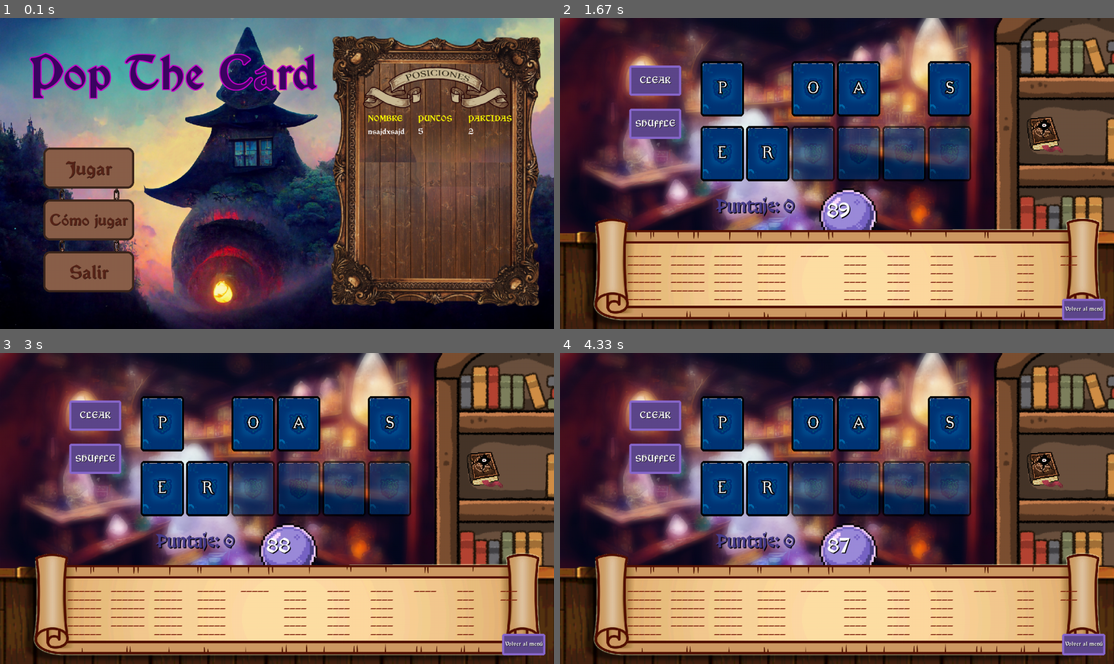
Above: before the commit, frames 1-4 (two rows, left to right).
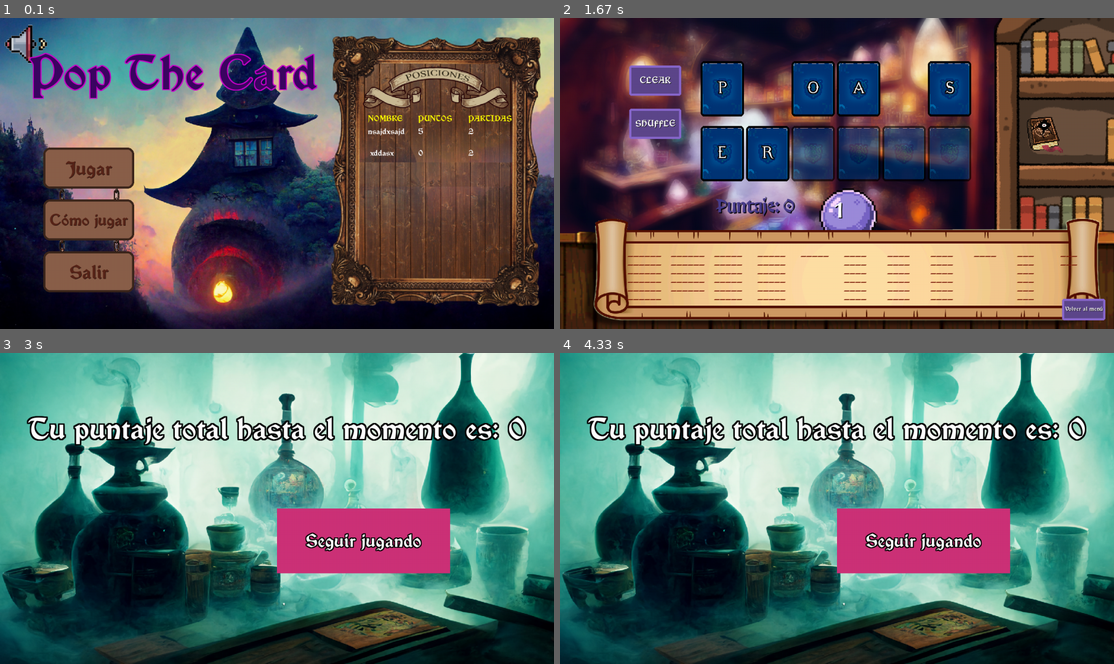
Above: after the commit, the same moments.

Repository: juliancz-a/SP_GRUPO_5_Pygame
Game: pygame game, started from code/main.py
Same seed, same stepped clock (60 frames per second), same inputs: the game is played once before the commit and once after it.
Inputs (mouse positions are in pixels of both pictures, inside the frame that each line leads up to):
- Up to frame 1 (0.1 s): no input
- Up to frame 2 (1.67 s): click "Jugar" at 0.38 s; click (920, 64) at 0.72 s; press the mouse at (720, 89) at 1.03 s; move the mouse to (742, 98) at 1.13 s; release the mouse at (759, 108) at 1.27 s
- Up to frame 3 (3 s): no input
- Up to frame 4 (4.33 s): no input

The runs differ from the first frame. In frame 1, 0.5% of the frame differs, in the area x 0-86%, y 2-45%; in frame 2, 0.2%; in frame 3, 99%; in frame 4, 99%, in the area x 0-100%, y 0-100%.

Commit message:
acoplamiento solucion

Diff:
--- a/code/class_game.py
+++ b/code/class_game.py
@@ -13,16 +13,16 @@
 
 class Game:
 
-    def __init__(self, size, title, icon:str, lista_palabras:list, lista_jugadores:list) -> None:
+    def __init__(self, size, title, icon:str, lista_palabras:list, lista_jugadores:list, game_assets:dict) -> None:
 
         pygame.init()
 
         self.surface = pygame.display.set_mode((size))
-
+        self.game_assets = game_assets
         self.lista_jugadores = lista_jugadores
         self.lista_palabras = lista_palabras
 
-        self.window = Menu(self.surface, self.lista_jugadores)
+        self.window = Menu(self.surface, self.lista_jugadores, self.game_assets["menu"])
 
         self.match = 0
         self.score = 0
@@ -63,13 +63,13 @@
                 self.match = 0
                 self.score = 0
 
-                self.window = Menu(self.surface, self.lista_jugadores)
+                self.window = Menu(self.surface, self.lista_jugadores, self.game_assets["menu"])
 
             case "help":
-                self.window = Help(self.surface)
+                self.window = Help(self.surface,  self.game_assets["help"])
 
             case "play":
-                self.window = Play(self.surface, self.match,  self.lista_palabras, self.score, self.comodin)
+                self.window = Play(self.surface, self.match,  self.lista_palabras, self.score, self.comodin,  self.game_assets["play"])
 
             case "finish_match":
 
@@ -77,7 +77,7 @@
                 self.match = data_updated[0]
                 self.score = data_updated[1]
 
-                self.window = FinishMatch(self.surface, self.match,  self.lista_palabras, self.score)
+                self.window = FinishMatch(self.surface, self.match, self.score, self.game_assets["finish_match"])
 
             case "setscore":
-                self.window = SetScore(self.surface, self.match , self.score, self.lista_jugadores)
+                self.window = SetScore(self.surface, self.match , self.score, self.lista_jugadores, self.game_assets["set_score"])
--- a/code/constantes.py
+++ b/code/constantes.py
@@ -51,13 +51,15 @@
 FINISH_MATCH_BACKGROUND = r"code\data\sound\finishmatch_music.mp3"
 
 # SONIDO
+VOLUME_BUTTON = r"code\data\img\volume_button.png"
+VOLUME_MUTE_BUTTON = r"code\data\img\mute_button.png"
 PRESS_SOUND = r"code\data\sound\press_button.wav"
 PRESS_COMODIN_SOUND = r"code\data\sound\comodin_sound.mp3"
 MENU_MUSIC = r"code\data\sound\musica_menu.mp3"
 PLAY_MUSIC = r"code\data\sound\play_music.wav"
 CARTAS_SOUND = r"code\data\sound\card_click.wav"
 
-TIEMPO_LIMITE = 90
+TIEMPO_LIMITE = 2
 
 #CONFIG PATH
 SCOREBOARD_PATH = r"code\data\config\scoreboard.csv"
--- a/code/data/config/assets_cfg.py
+++ b/code/data/config/assets_cfg.py
@@ -113,3 +113,11 @@
               }
 
 HELP_ASSETS = [back_button]
+
+game_assets = {
+    "menu" : MENU_ASSETS,
+    "play" : PLAY_ASSETS,
+    "finish_match" : FINISH_MATCH_ASSETS,
+    "set_score" : REGISTER_SCORE_ASSETS,
+    "help" : HELP_ASSETS
+}
--- a/code/data/config/scoreboard.csv
+++ b/code/data/config/scoreboard.csv
@@ -1,2 +1,3 @@
 nombre,puntos,partidas
 nsajdxsajd,5,2
+ xddasx,0,2
--- a/code/game_states/class_finish_match.py
+++ b/code/game_states/class_finish_match.py
@@ -6,35 +6,35 @@
 
 from game_tools.draw_functions import *
 class FinishMatch:
-    def __init__(self, surface:pygame.Surface, match, lista, score) -> None:
+    def __init__(self, surface:pygame.Surface, match, score, finish_match_assets) -> None:
         self.surface = surface
+        self.finish_match_assets = finish_match_assets
+
         self.match = match
-        self.lista = lista
-        self.background = Image(r"code\data\img\play_bg(blur).png", (0,0), self.surface.get_size())
+        self.background = Image(r"code\data\img\finish_match_bg.png", (0,0), self.surface.get_size())
         self.music = self.set_music()
 
         self.score = score
-        self.continue_button = FINISH_MATCH_ASSETS[0]["box"]
-        self.finish_button = FINISH_MATCH_ASSETS[1]["box"]
+        self.continue_button = self.finish_match_assets[0]["box"]
+        self.finish_button = self.finish_match_assets[1]["box"]
         self.score_text = Box((230, 100), (400,150))
 
         self.box_list = [self.continue_button]
         self.image_list = [self.background]
 
-        self.lista_cfg = FINISH_MATCH_ASSETS
 
 
         self.option = None
 
     def render(self):
-        set_buttons_colors(self.box_list, self.lista_cfg)
-        self.finish_button.set_color(*FINISH_MATCH_ASSETS[1]["colors"])
+        set_buttons_colors(self.box_list, self.finish_match_assets)
+        self.finish_button.set_color(*self.finish_match_assets[1]["colors"])
 
         self.score_text.rectangulo.centerx = self.surface.get_width() // 2
 
         self.surface.fill("black")
 
-        draw_assets(self.surface, self.box_list, self.image_list, self.lista_cfg)
+        draw_assets(self.surface, self.box_list, self.image_list, self.finish_match_assets)
 
         if self.match > 1:
             self.finish_button.draw_box(self.surface)
--- a/code/game_states/class_help.py
+++ b/code/game_states/class_help.py
@@ -1,22 +1,21 @@
 import pygame
 from game_tools.class_image import *
-from data.config.assets_cfg import *
 from game_tools.draw_functions import *
 from game_tools.event_handle import *
 from game_tools.extra_functions import *
 
 class Help:
-    def __init__(self, surface) -> None:
+    def __init__(self, surface, help_assets) -> None:
         self.surface = surface
-        self.menu_button = HELP_ASSETS[0]["box"]
+        self.help_assets = help_assets
 
+        self.menu_button = self.help_assets[0]["box"]
         self.background = Image(HELP_BACKGROUND, (0,0), (1280,720))
 
         self.comodin_button_img = Image (COMODIN, (580, 505), (100, 100))
         self.shuffle_button_img = Image (r"code\data\img\shuffle_button.png", (400, 500), (160, 100))
         self.clear_button_img = Image (r"code\data\img\clear_button.png", (690, 500), (160, 100))
 
-        self.config_list = HELP_ASSETS
         self.box_list  = [self.menu_button]
         self.image_list = [self.background, self.comodin_button_img, self.clear_button_img, self.shuffle_button_img]
 
@@ -24,18 +23,18 @@
 
     def render(self):
 
-        set_buttons_colors(self.box_list, self.config_list)
+        set_buttons_colors(self.box_list, self.help_assets)
 
         self.surface.fill("aquamarine4")
 
-        draw_assets(self.surface, self.box_list, self.image_list, self.config_list)
+        draw_assets(self.surface, self.box_list, self.image_list, self.help_assets)
 
         render_multi_line(self.surface, HELP_TEXT, 620, 10, 150, center_text= True)
 
         pygame.display.update()
 
     def handle_event (self, event):
-        self.option = button_click_event(event, self.config_list)
+        self.option = button_click_event(event, self.help_assets)
 
     def update(self):
         selection = None
--- a/code/game_states/class_menu.py
+++ b/code/game_states/class_menu.py
@@ -2,52 +2,53 @@
 
 from constantes import *
 from game_tools.scoreboard import Scoreboard
-
-from game_tools.class_image import Image
-from data.config.assets_cfg import *
-
 from game_tools.draw_functions import *
-
 from game_tools.event_handle import *
 
 class Menu:
 
-    def __init__(self, surface:pygame.Surface, lista_jugadores) -> None:
+    def __init__(self, surface:pygame.Surface, lista_jugadores, menu_assets) -> None:
 
         self.surface = surface
+        self.menu_assets = menu_assets
         self.lista_jugadores = lista_jugadores
+        self.volume = True
 
         self.background = Image(MENU_BACKGROUND, (0,0), (1280,720))
         self.chains = Image(CHAINS, (130, 320), (150, 270))
+        self.volume_button = Image(r"code\data\img\volume_button.png", (10, 10), (100,100))
 
-        self.play_button = MENU_ASSETS[0]["box"]
-        self.options_button = MENU_ASSETS[1]["box"]
-        self.exit_button = MENU_ASSETS[2]["box"]
-        self.title = MENU_ASSETS[3]["box"]
+        self.play_button = self.menu_assets[0]["box"]
+        self.options_button = self.menu_assets[1]["box"]
+        self.exit_button = self.menu_assets[2]["box"]
+        self.title = self.menu_assets[3]["box"]
 
         self.box_list = [self.play_button, self.options_button, self.exit_button, self.title]
-        self.images = [self.background, self.chains]
 
-        self.lista_cfg = MENU_ASSETS
 
         self.option = None
 
-        self.music = self.set_music(0.1)
+        self.music = self.set_music()
 
     def render(self):
-
-        set_buttons_colors(self.box_list, self.lista_cfg)
+        images = [self.background, self.chains, self.volume_button]
+        set_buttons_colors(self.box_list, self.menu_assets)
 
         self.surface.fill("white")
 
-        draw_assets(self.surface, self.box_list, self.images, self.lista_cfg)
+        draw_assets(self.surface, self.box_list, images, self.menu_assets)
         Scoreboard(FUENTE_1, self.surface, self.lista_jugadores).draw()
 
         pygame.display.update()
 
     def handle_event (self, event):
+        volume_img = [{"img" : VOLUME_BUTTON}, {"img" : VOLUME_MUTE_BUTTON}]
 
-        self.option = button_click_event(event, self.lista_cfg)
+        if self.volume_button.image_box.interaction(event):
+            self.volume = not self.volume
+            self.volume_button = Image(change_volume(self.volume, self.volume_button, volume_img), (10,10), (100,100))
+
+        self.option = button_click_event(event, self.menu_assets)
 
     def update (self):
 
@@ -63,8 +64,8 @@
 
         return selection
 
-    def set_music(self, volume):
+    def set_music(self):
 
         pygame.mixer.music.load(MENU_MUSIC)
+        pygame.mixer.music.set_volume(0.1)
         pygame.mixer.music.play(-1)
-        pygame.mixer.music.set_volume(volume)
--- a/code/game_states/class_play.py
+++ b/code/game_states/class_play.py
@@ -4,7 +4,6 @@
 from game_tools.class_image import Image
 from game_tools.card import *
 
-from data.config.assets_cfg import *
 from game_tools.draw_functions import *
 
 from data.config.config import *
@@ -14,20 +13,20 @@
 
 
 class Play:
-    def __init__(self, surface:pygame.Surface, match, lista, score, comodin) -> None:
+    def __init__(self, surface:pygame.Surface, match, lista, score, comodin, play_assets) -> None:
 
         self.surface = surface
         self.match = match
+        self.play_assets = play_assets
         #BOTONES
         self.comodin_button = Image(COMODIN, (1070, 220), (100,100), image_hover_path=COMODIN_HOVER,  press_sound=PRESS_COMODIN_SOUND)
 
         self.join_button = Box((770,400), (120,70))
-        self.menu_button = PLAY_ASSETS[0]["box"]
-        self.clear_button = PLAY_ASSETS[1]["box"]
-        self.shuffle_button = PLAY_ASSETS[2]["box"]
+        self.menu_button = self.play_assets[0]["box"]
+        self.clear_button = self.play_assets[1]["box"]
+        self.shuffle_button = self.play_assets[2]["box"]
 
-        self.box_list = [PLAY_ASSETS[0]["box"], PLAY_ASSETS[1]["box"], PLAY_ASSETS[2]["box"]]
-        self.lista_cfg = PLAY_ASSETS
+        self.box_list = [self.play_assets[0]["box"], self.play_assets[1]["box"], self.play_assets[2]["box"]]
 
         #TEXTO
         self.timer = Box((618, 420), (50,50))
@@ -64,7 +63,7 @@
 
     def render(self):
 
-        set_buttons_colors(self.box_list, self.lista_cfg)
+        set_buttons_colors(self.box_list, self.play_assets)
         self.join_button.set_color("mediumpurple4", "mediumpurple3", "mediumpurple3")
 
         tiempo_transcurrido = (pygame.time.get_ticks() - self.initial_time) // 1000
@@ -75,7 +74,7 @@
 
         self.surface.fill("black")
 
-        draw_assets(self.surface, self.box_list, [self.background, self.comodin_button], self.lista_cfg)
+        draw_assets(self.surface, self.box_list, [self.background, self.comodin_button], self.play_assets)
 
         draw_cards(self.surface, self.cards_cfg["empty_card_list"], transparency=155)
         draw_cards(self.surface, self.cards_cfg["card_list"])
--- a/code/game_states/class_setscore.py
+++ b/code/game_states/class_setscore.py
@@ -1,7 +1,6 @@
 import pygame
 from game_tools.class_box import Box
 from constantes import *
-from data.config.assets_cfg import *
 
 from data.config.config import *
 from game_tools.draw_functions import *
@@ -9,18 +8,19 @@
 from game_tools.extra_functions import *
 
 class SetScore:
-    def __init__(self, surface:pygame.Surface, match, score, lista_jugadores) -> None:
+    def __init__(self, surface:pygame.Surface, match, score, lista_jugadores, setscore_assets) -> None:
         self.surface = surface
+        self.setscore_assets = setscore_assets
 
         self.lista_jugadores = lista_jugadores
         self.match = match
+
         self.score = score
         self.score_promedio = operacion(score, match, lambda x, y: x // y)
         self.score_text = (f"Tu puntaje total es: {score}\nLa cantidad de partidas jugadas es: {match}\nTu puntaje final es de: {self.score_promedio}")
 
-        self.input_box = REGISTER_SCORE_ASSETS[0]["box"]
-        self.title = REGISTER_SCORE_ASSETS[1]["box"]
-        self.cfg_list = REGISTER_SCORE_ASSETS
+        self.input_box = self.setscore_assets[0]["box"]
+        self.title = self.setscore_assets[1]["box"]
 
         self.box_list = [self.input_box, self.title]
 
@@ -39,14 +39,14 @@
 
     def render(self):
 
-        set_buttons_colors(self.box_list, self.cfg_list)
+        set_buttons_colors(self.box_list, self.setscore_assets)
 
         self.title.rectangulo.centerx = self.surface.get_width() // 2
 
         self.submit_button.set_color("mediumpurple4", "mediumpurple3", "mediumpurple3")
         self.surface.fill("black")
 
-        draw_assets(self.surface, self.box_list, self.image_list, self.cfg_list)
+        draw_assets(self.surface, self.box_list, self.image_list, self.setscore_assets)
 
         if len(self.nickname_text) > 3:
             self.submit_button.draw_box(self.surface, 5, 5)
--- a/code/game_tools/event_handle.py
+++ b/code/game_tools/event_handle.py
@@ -55,3 +55,16 @@
                 text += event.unicode
 
     return text
+
+def change_volume (volume, volume_button, img)  -> bool:
+    match volume:
+        case True:
+            pygame.mixer.music.set_volume(0.1)
+
+            volume_img = (img[0]["img"])
+        case False:
+            pygame.mixer.music.set_volume(0)
+
+            volume_img = (img[1]["img"])
+
+    return volume_img
--- a/code/main.py
+++ b/code/main.py
@@ -1,8 +1,9 @@
 from class_game import *
+from data.config.assets_cfg import game_assets
 
 lista_jugadores = []
 lista_palabras = read_data(r"code\data\config\palabras.json")
 lista_jugadores = read_score(r"code\data\config\scoreboard.csv", lista_jugadores)
 
-juego = Game((1280,720), "POP THE CARD", ICON, lista_palabras, lista_jugadores)
+juego = Game((1280,720), "POP THE CARD", ICON, lista_palabras, lista_jugadores, game_assets)
 juego.run()
Binary file added: code/data/img/finish_match_bg.png
Binary file added: code/data/img/mute_button.png
Binary file added: code/data/img/volume_button.png
